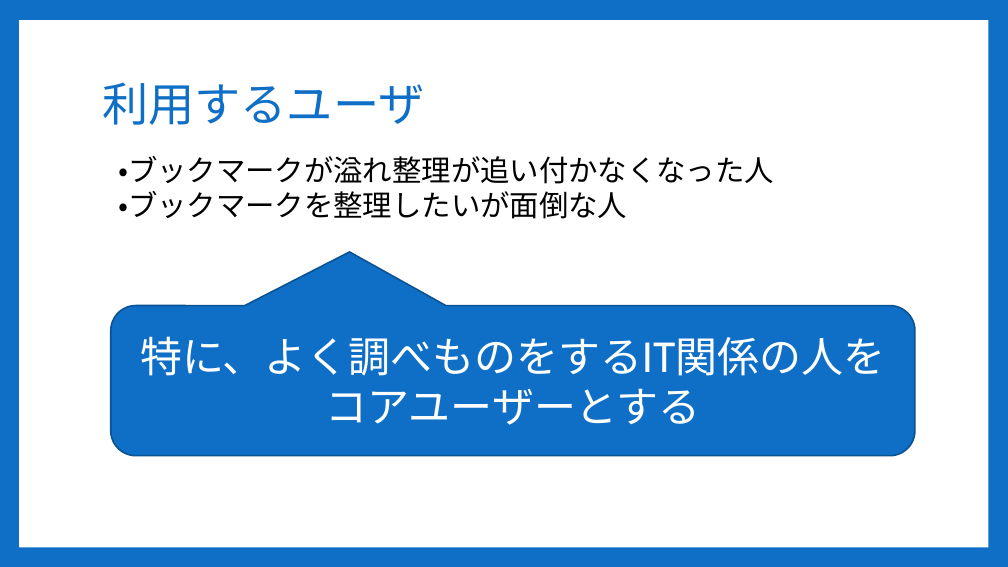
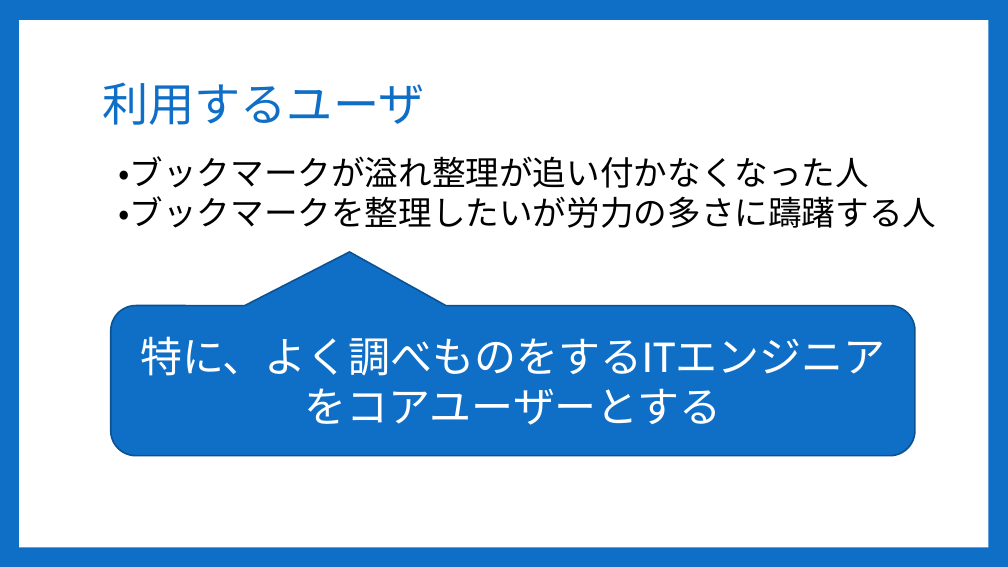
Before and after one commit to Sorarinu/ProjectP2016_F, a slide deck: slide 5 of production-idea/第2回中間発表改定２.pptx. Drawn at 1008x567 pixels with LibreOffice and Linux fonts; fonts in the diff are those of the drawing. Boxes give left, top, right and bottom in pixels: in the first picture for what was removed or moved away, otherwise in the second. Text is boxed around its words. In the diff, an @@ line names an element or a change of style, - is before the commit and + after.

```diff
--- a/production-idea/第2回中間発表改定２.pptx
+++ b/production-idea/第2回中間発表改定２.pptx
@@ text at [118,156,869,188]: size 28 to 32 pt in "・ブックマークが溢れ整理が追い付かなくなった人" @@
@@ text at [118,196,936,228]: text changed; size 28 to 32 pt @@
-・ブックマークを整理したいが面倒な人
+・ブックマークを整理したいが労力の多さに躊躇する人
@@ text in rounded speech box at [140,336,885,376]: text changed @@
-特に、よく調べものをするIT関係の人をコアユーザーとする
+特に、よく調べものをするITエンジニアをコアユーザーとする
```
Also in this commit, not shown: 6 other slides changed.
